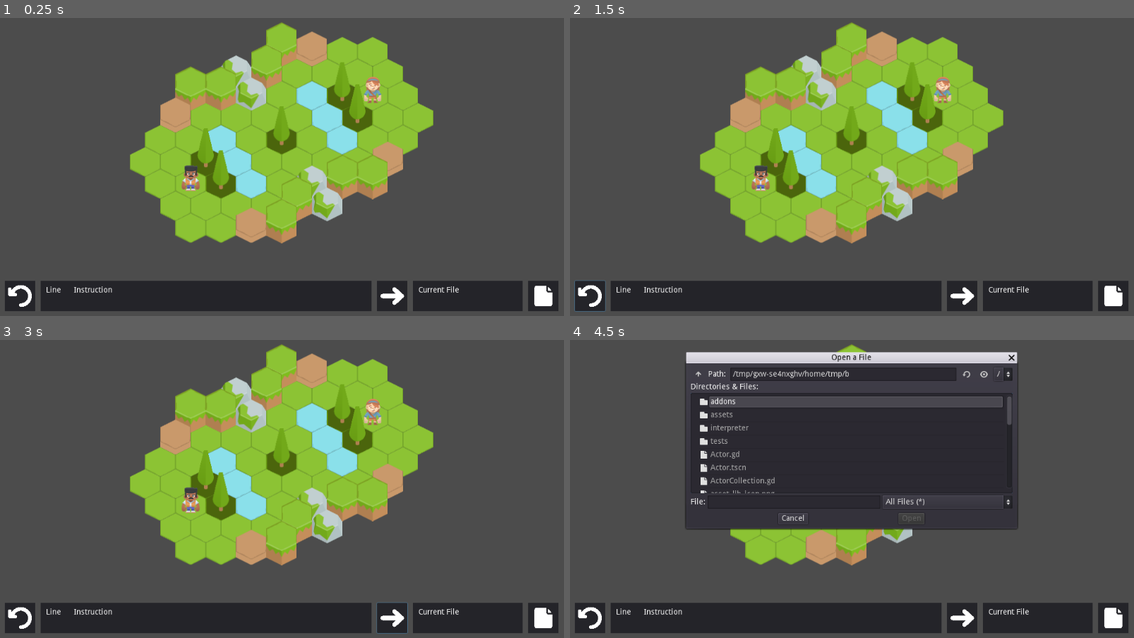
Above: before the commit, frames 1-4 (two rows, left to right).
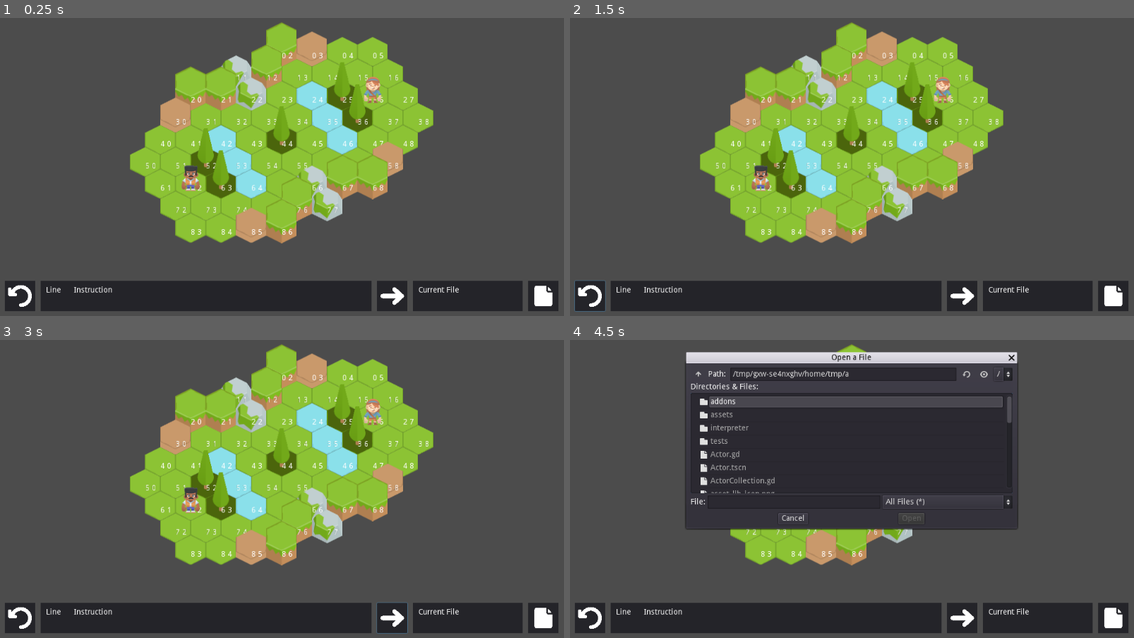
Above: after the commit, the same moments.

Repository: pitrak1/code-battle
Game: Godot game, scene res://Main.tscn
The game is run twice, just before and just after one commit, with the same random seed, the same clock (stepped at 60 frames per second) and the same inputs.
Inputs (mouse positions are in pixels of both pictures, inside the frame that each line leads up to):
- Up to frame 1 (0.25 s): no input
- Up to frame 2 (1.5 s): click (592, 295) at 0.5 s; click (592, 295) at 1.25 s
- Up to frame 3 (3 s): click (22, 617) at 2 s; click (394, 617) at 2.75 s
- Up to frame 4 (4.5 s): click (964, 617) at 3.5 s; click (1111, 617) at 4.25 s

The runs differ from the first frame. In frame 1, 0.9% of the frame differs, in the area x 25-76%, y 11-73%; in frame 2, 0.9%; in frame 3, 0.9%; in frame 4, 0.1%.

Commit message:
basic astar

Diff:
--- a/Main.gd
+++ b/Main.gd
@@ -2,6 +2,8 @@
 
 var worldScene = preload("res://World.tscn")
 var runner = preload("res://interpreter/Runner.gd")
+
+var pathfinder = preload("res://Pathfinder.gd")
 
 func _ready():
 	var world = worldScene.instance()
@@ -17,6 +19,10 @@
 	var __runner = runner.new(world)
 	__runner.run("C://Users/pitra/Documents/Github/code-battle/showcase.btl")
 
+	var __pathfinder = pathfinder.new()
+	var results = __pathfinder.run(world, Vector2(6, 2), Vector2(2, 6))
+	print(results)
+
 func _on_restart():
 	print('restart')
 
--- /dev/null
+++ b/Pathfinder.gd
@@ -0,0 +1,98 @@
+var __node = preload("res://PathfinderNode.gd")
+
+const MAP_WIDTH = 9
+const MAP_HEIGHT = 9
+
+class FSorter:
+	static func sort_f(a, b):
+		if a.f() < b.f():
+			return true
+		return false
+
+func run(world, start, end):
+	var open = []
+	var closed = {}
+	var current_low = __node.new(start, 0, end, null)
+
+	open.push_back(current_low)
+
+	while len(open) > 0 and current_low.grid_position != end:
+		current_low = __find_lowest_f(open)
+
+		var __children = __get_adjacent_children(world, current_low, end)
+
+		for __child in __children:
+			__add_child_to_open_list(open, closed, __child)
+
+		closed[str(current_low.grid_position.x) + '_' + str(current_low.grid_position.y)] = current_low.f()
+
+
+	var results = []
+	while current_low.parent != null:
+		results.push_back(current_low.grid_position)
+		current_low = current_low.parent
+
+	results.invert()
+	return results
+
+
+func __add_child_to_open_list(open, closed, child):
+	for __open in open:
+		if __open.grid_position == child.grid_position and __open.f() < child.f():
+			return
+
+	var closed_key = str(child.grid_position.x) + '_' + str(child.grid_position.y)
+	if closed.has(closed_key):
+		if closed.get(closed_key) < child.f():
+			return
+
+	# print('ADDING')
+	# print(child.grid_position)
+
+	open.push_back(child)
+
+func __find_lowest_f(open):
+	open.sort_custom(FSorter, 'sort_f')
+	return open.pop_front()
+
+func __get_adjacent_children(world, parent, end):
+	var __children = []
+	var lowest_g = parent.g
+
+	# left
+	if parent.grid_position.y > 1:
+		var __pos = parent.grid_position + Vector2(0, -1)
+		if world.is_passable(__pos):
+			__children.push_back(__node.new(__pos, lowest_g + 1, end, parent))
+
+	# upleft
+	if parent.grid_position.y > 1 and  parent.grid_position.x > 1:
+		var __pos = parent.grid_position + Vector2(-1, -1)
+		if world.is_passable(__pos):
+			__children.push_back(__node.new(__pos, lowest_g + 1, end, parent))
+
+	# upright
+	if parent.grid_position.x > 1:
+		var __pos = parent.grid_position + Vector2(-1, 0)
+		if world.is_passable(__pos):
+			__children.push_back(__node.new(__pos, lowest_g + 1, end, parent))
+
+	# right
+	if parent.grid_position.y < MAP_WIDTH - 1:
+		var __pos = parent.grid_position + Vector2(0, 1)
+		if world.is_passable(__pos):
+			__children.push_back(__node.new(__pos, lowest_g + 1, end, parent))
+
+	# rightdown
+	if parent.grid_position.y < MAP_WIDTH - 1 and parent.grid_position.x < MAP_HEIGHT - 1:
+		var __pos = parent.grid_position + Vector2(1, 1)
+		if world.is_passable(__pos):
+			__children.push_back(__node.new(__pos, lowest_g + 1, end, parent))
+
+	# leftdown
+	if parent.grid_position.x < MAP_HEIGHT - 1:
+		var __pos = parent.grid_position + Vector2(1, 0)
+		if world.is_passable(__pos):
+			__children.push_back(__node.new(__pos, lowest_g + 1, end, parent))
+
+	return __children
--- /dev/null
+++ b/PathfinderNode.gd
@@ -0,0 +1,13 @@
+var grid_position
+var g
+var h
+var parent
+
+func _init(__grid_position, __g, __end, __parent):
+	grid_position = __grid_position
+	g = __g
+	h = abs(__grid_position.x - __end.x) + abs(__grid_position.y - __end.y)
+	parent = __parent
+
+func f():
+	return g + h
--- a/Tile.gd
+++ b/Tile.gd
@@ -22,10 +22,11 @@
 		Consts.WATER: __water_sprite,
 	}
 
-func setup(tile_type):
+func setup(tile_type, grid_position):
 	__tile_type = tile_type
 	$Sprite.texture = __tile_sprites[tile_type]
 	$HighlightSprite.position = Vector2(0, Consts.TILE_HIGHLIGHT_OFFSET + Consts.TILE_SPRITE_OFFSETS[tile_type])
+	$PositionLabel.text = str(grid_position.x) + ' ' + str(grid_position.y)
 
 func set_actor(actor):
 	if __actor:
@@ -45,3 +46,6 @@
 
 func get_tile_info():
 	return __tile_type
+
+func is_passable():
+	return __tile_type == Consts.LOW
--- a/Tile.tscn
+++ b/Tile.tscn
@@ -15,3 +15,8 @@
 visible = false
 position = Vector2( 0, -18 )
 texture = ExtResource( 3 )
+
+[node name="PositionLabel" type="Label" parent="."]
+anchor_right = 1.0
+margin_right = 40.0
+margin_bottom = 14.0
--- a/World.gd
+++ b/World.gd
@@ -26,7 +26,7 @@
 			if tile != null:
 				var obj = __tileScene.instance()
 				self.add_child(obj)
-				obj.setup(tile)
+				obj.setup(tile, Vector2(i, j))
 				obj.position = currentPosition
 				tiles[i].push_back(obj)
 			else:
@@ -70,3 +70,8 @@
 
 func get_enemy_actors():
 	return actors.get_enemy_actors()
+
+func is_passable(grid_position):
+	if not tiles[grid_position.x][grid_position.y]:
+		return false
+	return tiles[grid_position.x][grid_position.y].is_passable()
